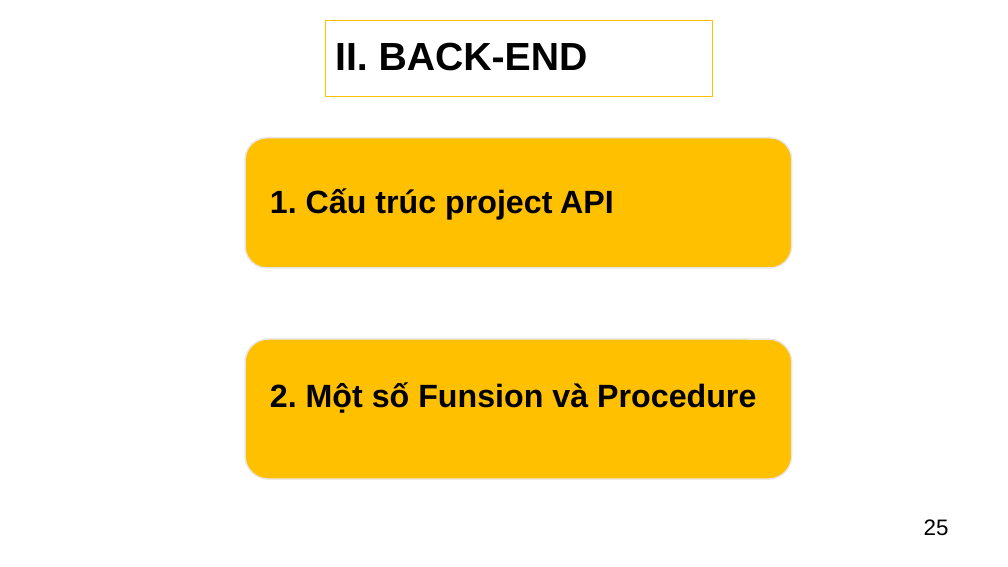
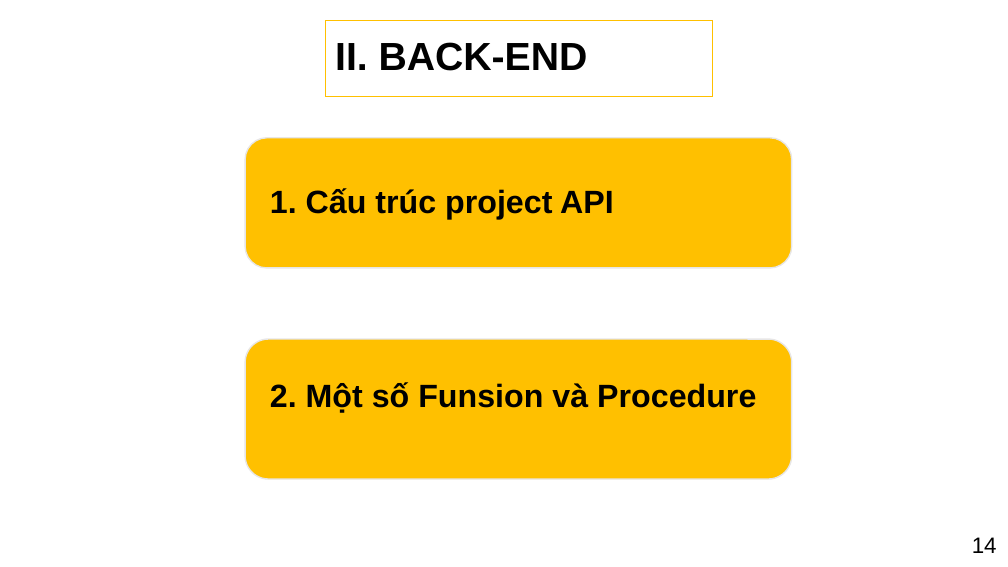
Before and after one commit to PhamHuynhThanhLam/Website_tim_kiem_dang_tin_nha_tro, a slide deck: slide 15 of PPTLCN.pptx (slide 27 before the commit). Drawn at 1008x567 pixels with LibreOffice and Linux fonts; fonts in the diff are those of the drawing; background and template pictures are left out. Boxes give left, top, right and bottom in pixels: in the first picture for what was removed or moved away, otherwise in the second. Text is boxed around its words. In the diff, an @@ line names an element or a change of style, - is before the commit and + after.

```diff
--- a/PPTLCN.pptx
+++ b/PPTLCN.pptx
@@ text removed at (x1=924, y1=519, x2=949, y2=536) @@
-25
@@ text added at (x1=972, y1=537, x2=997, y2=553), 16 pt, text #000000 @@
+14
```
Also in this commit, not shown: 25 other slides changed, 1 slide added, 15 slides removed.
